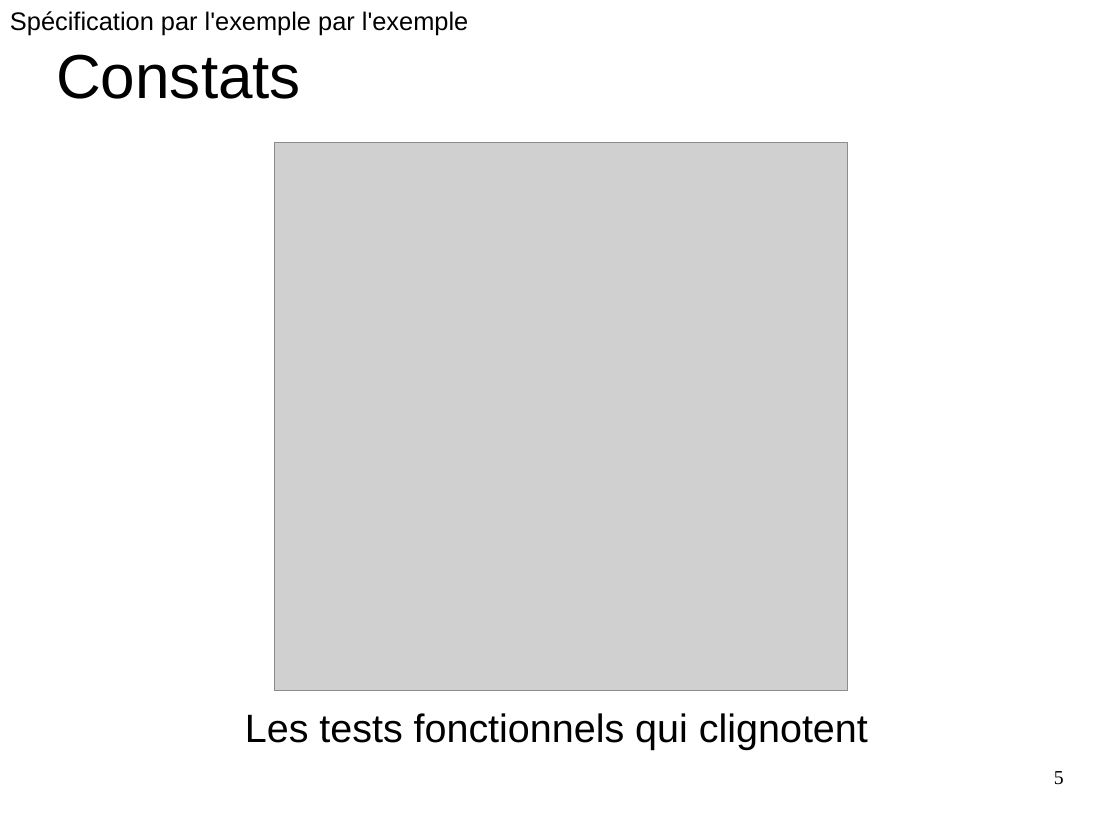
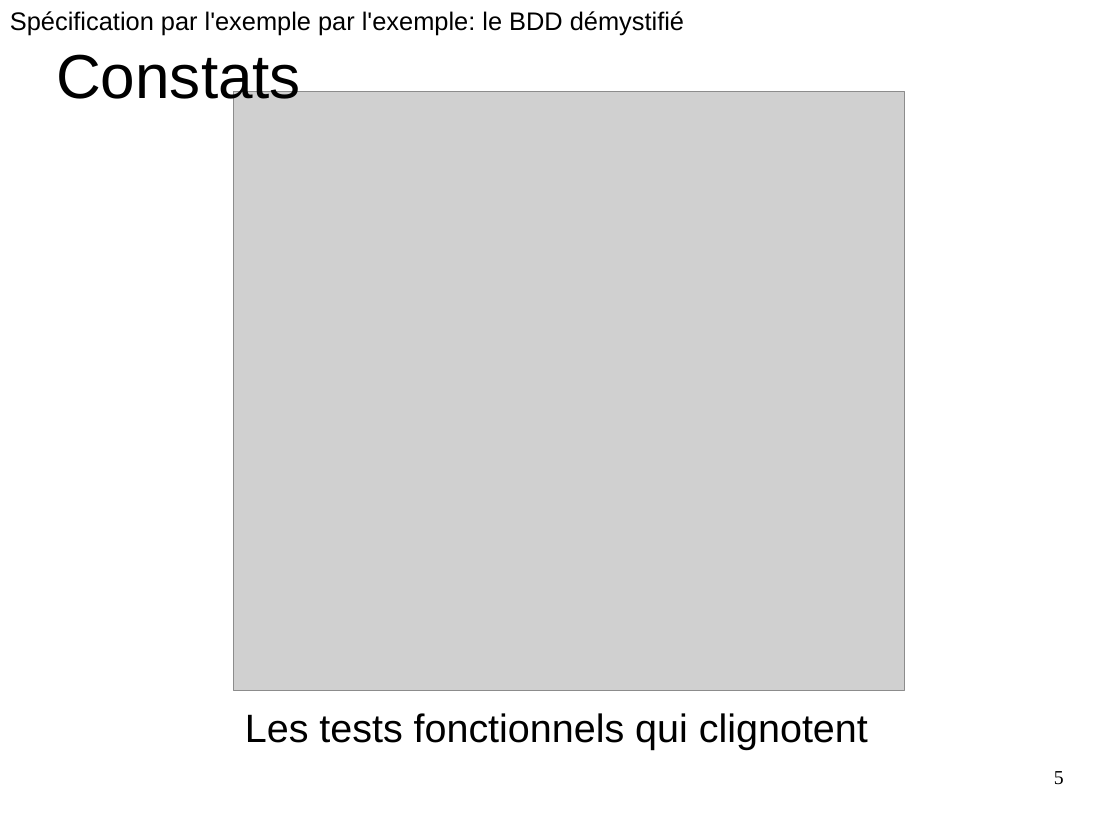
Before and after one commit to GeReinhart/dojo-bdd-library-ws-java, a slide deck: slide 5 of doc/BDD_presentation_agile_grenoble_2016.odp. Drawn at 1120x840 pixels with LibreOffice and Linux fonts; fonts in the diff are those of the drawing; grey boxes stand for pictures. Boxes give left, top, right and bottom in pixels: in the first picture for what was removed or moved away, otherwise in the second. Text is boxed around its words. In the diff, an @@ line names an element or a change of style, - is before the commit and + after.

```diff
--- a/doc/BDD_presentation_agile_grenoble_2016.odp
+++ b/doc/BDD_presentation_agile_grenoble_2016.odp
@@ text at bbox=[10, 11, 684, 35]: text changed @@
-Spécification par l'exemple par l'exemple
+Spécification par l'exemple par l'exemple: le BDD démystifié
@@ picture: place and size @@
-picture at bbox=[274, 142, 848, 691]
+picture at bbox=[234, 91, 905, 691]
```
Also in this commit, not shown: 50 other slides changed, 1 slide added, 3 slides removed.
